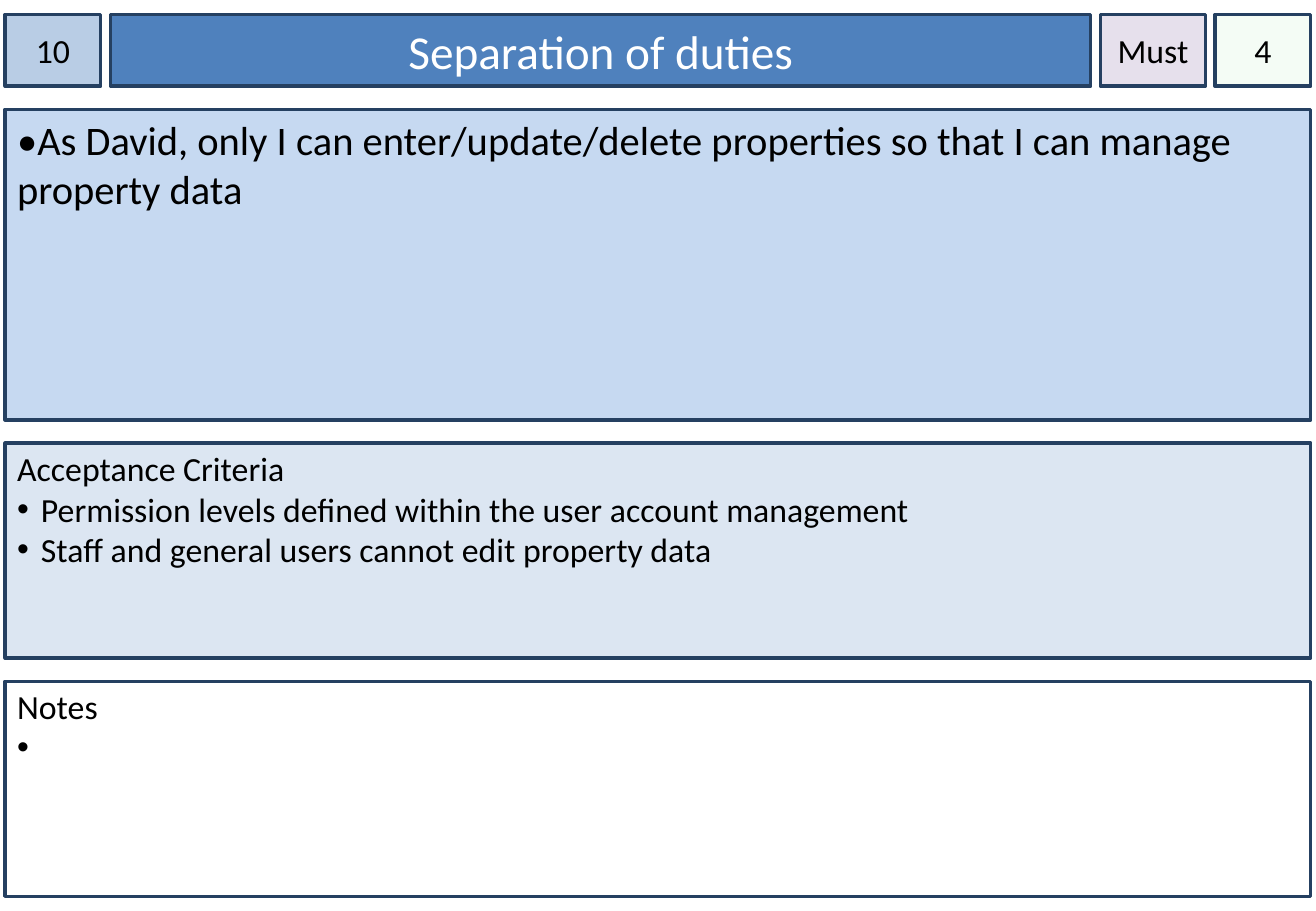
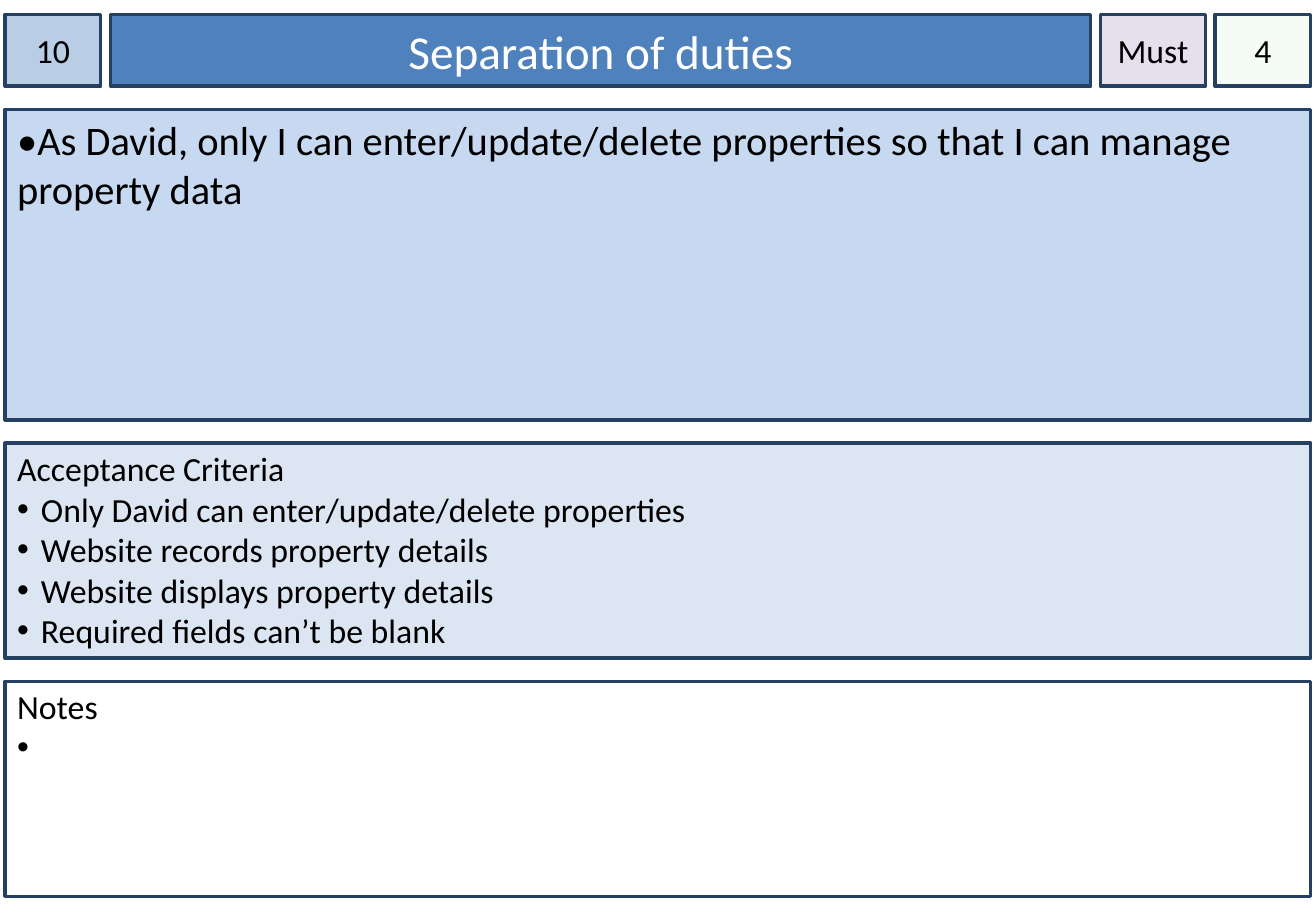
Before and after one commit to mdeclosey/IFB299, a slide deck: slide 11 of Documentation/Story Cards.pptx. Drawn at 1316x911 pixels with LibreOffice and Linux fonts; fonts in the diff are those of the drawing. Boxes give left, top, right and bottom in pixels: in the first picture for what was removed or moved away, otherwise in the second. Text is boxed around its words. In the diff, an @@ line names an element or a change of style, - is before the commit and + after.

```diff
--- a/Documentation/Story Cards.pptx
+++ b/Documentation/Story Cards.pptx
@@ text in rectangle at (41, 498, 685, 649): text changed @@
-• Permission levels defined within the user account management
-• Staff and general users cannot edit property data
+• Only David can enter/update/delete properties
+• Website records property details
+• Website displays property details
+• Required fields can’t be blank
```
Also in this commit, not shown: 16 other slides changed, 1 slide removed, 1 other file.
